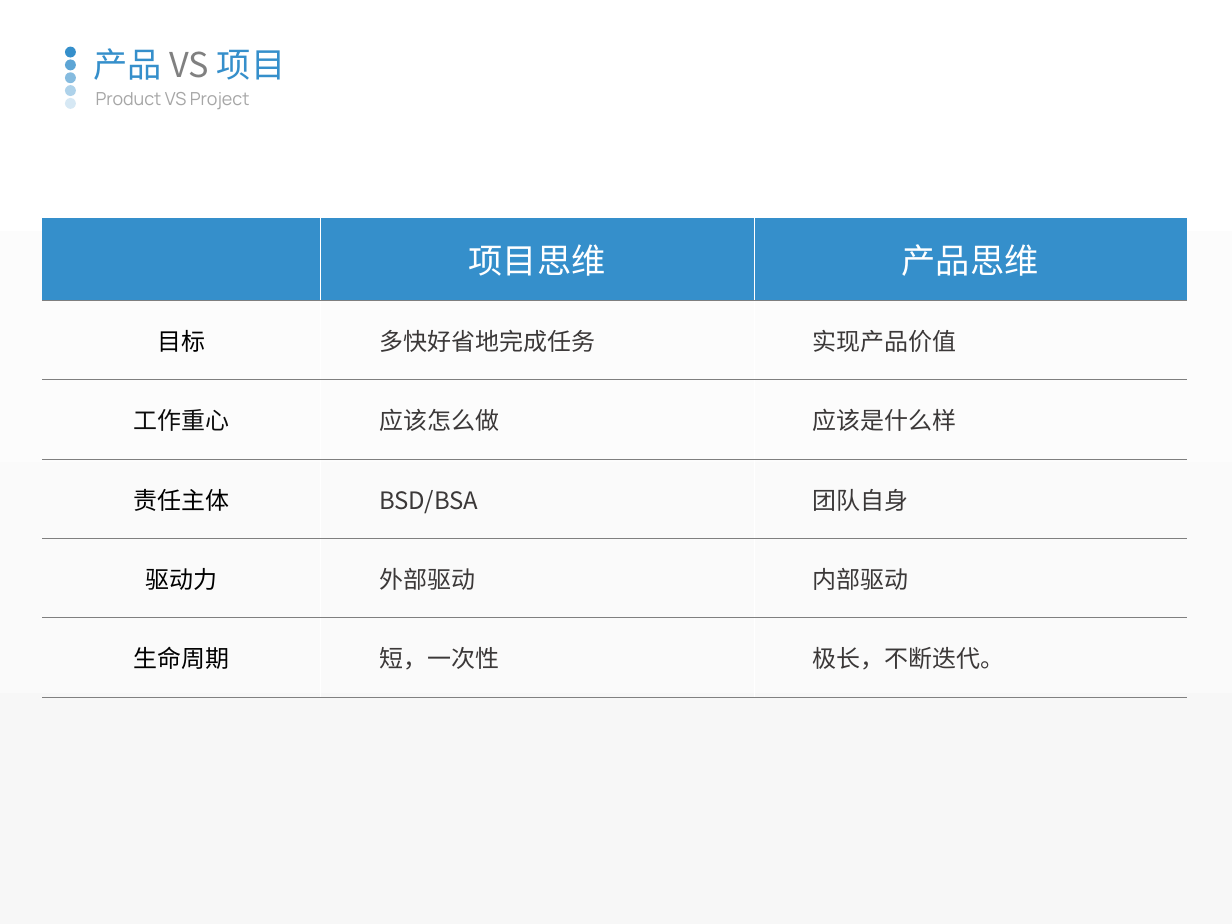
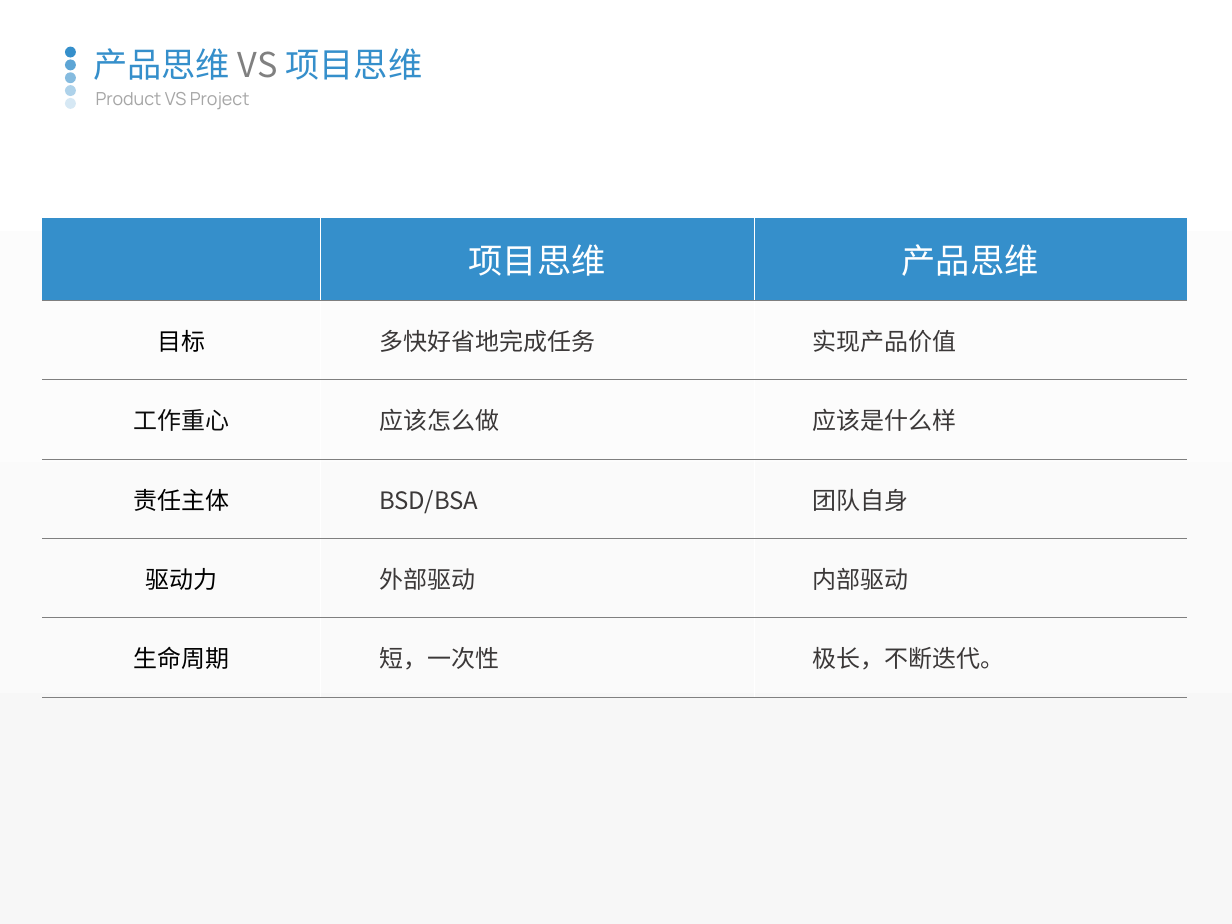
Before and after one commit to watermoonlx/presentation, a slide deck: slide 6 of 20190508-产品化/产品化.pptx. Drawn at 1232x924 pixels with LibreOffice and Linux fonts; fonts in the diff are those of the drawing. Boxes give left, top, right and bottom in pixels: in the first picture for what was removed or moved away, otherwise in the second. Text is boxed around its words. In the diff, an @@ line names an element or a change of style, - is before the commit and + after.

```diff
--- a/20190508-产品化/产品化.pptx
+++ b/20190508-产品化/产品化.pptx
@@ text at <box>93,48,422,80</box>: text changed @@
-产品 VS 项目
+产品思维 VS 项目思维
```
Also in this commit, not shown: 6 other slides changed, 10 slides added, 8 slides removed, 2 other files.
